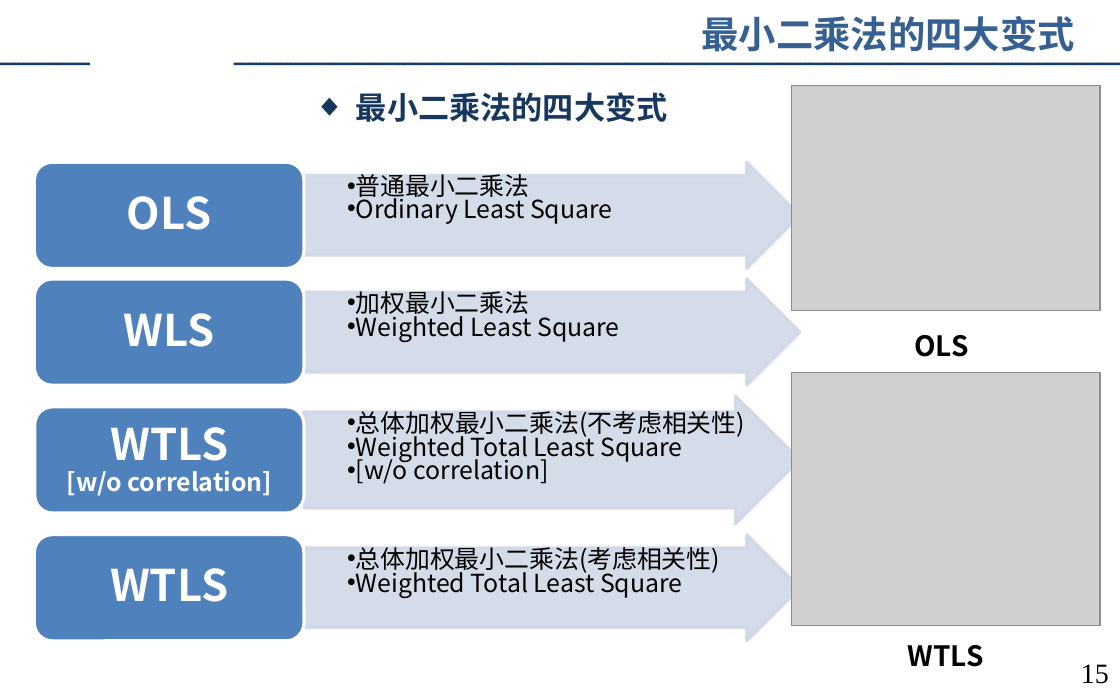
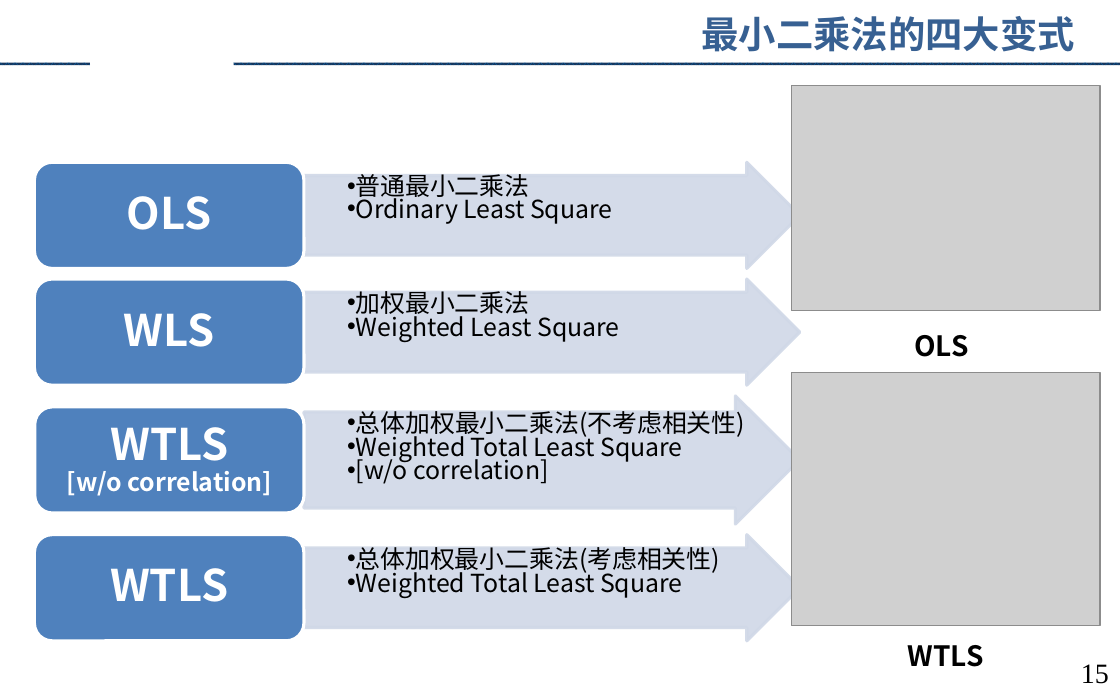
Before and after one commit to augusto-13/ErrorTheory_discussion_ppt, a slide deck: slide 15 of 2023-4-9.pptx. Drawn at 1120x700 pixels with LibreOffice and Linux fonts; fonts in the diff are those of the drawing; grey boxes stand for pictures; background and template pictures are left out. Boxes give left, top, right and bottom in pixels: in the first picture for what was removed or moved away, otherwise in the second. Text is boxed around its words. In the diff, an @@ line names an element or a change of style, - is before the commit and + after.

```diff
--- a/2023-4-9.pptx
+++ b/2023-4-9.pptx
@@ text removed at [356, 92, 668, 122] @@
-◆ 最小二乘法的四大变式
```
Also in this commit, not shown: 4 other slides changed.
